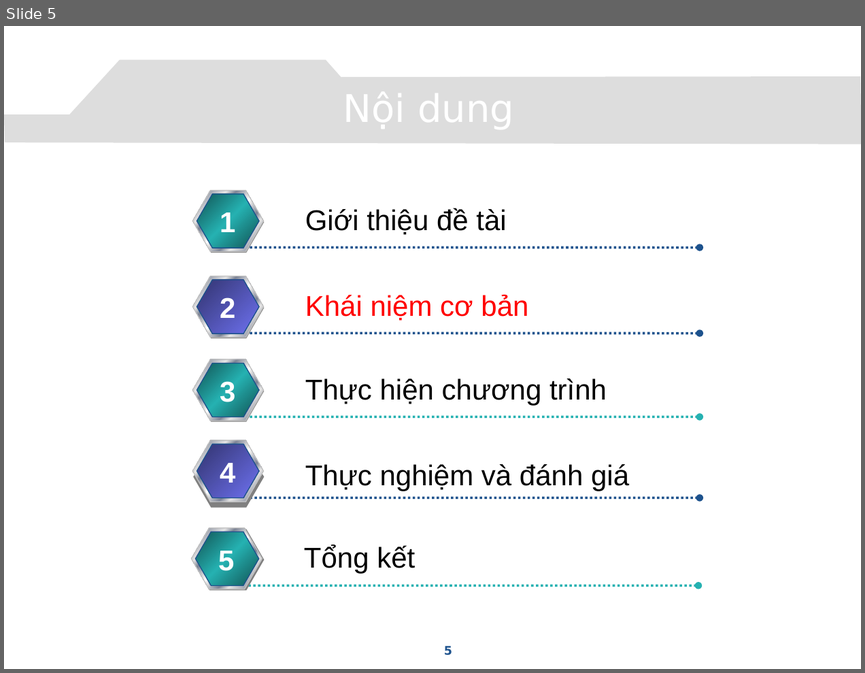
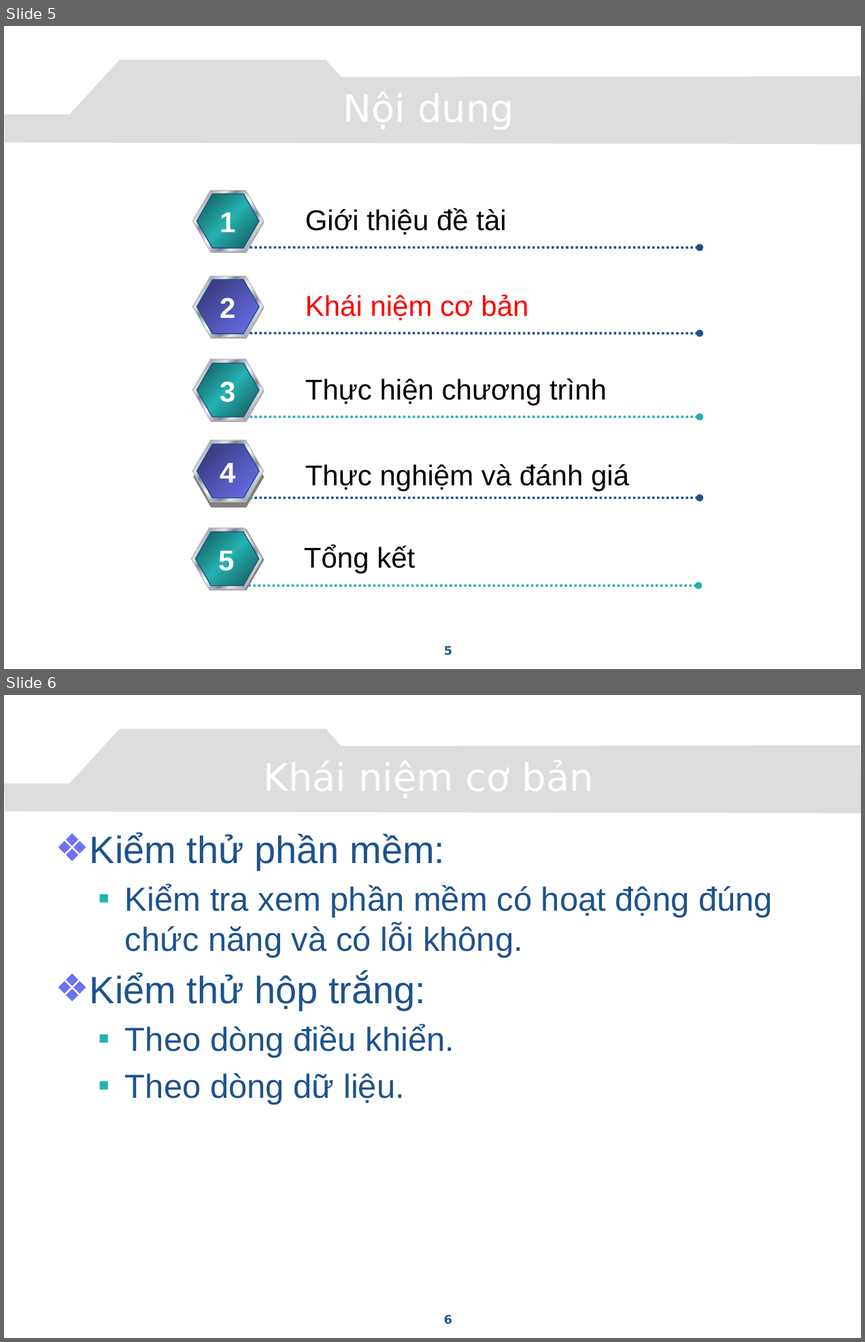
Before and after one commit to congcuong-cse/autotesting-lvtn, a slide deck: Document/Presentation.pptx. Shown one above the other, each under a label of ours: slide 5 before the commit, slides 5 and 6 after it. The pictures are 865x673 and 865x1342 pixels, drawn with LibreOffice and Linux fonts; fonts in the diff are those of the drawing; background and template pictures are left out. Boxes give left, top, right and bottom in pixels: in the first picture for what was removed or moved away, otherwise in the second. Text is boxed around its words. In the diff, an @@ line names an element or a change of style, - is before the commit and + after.

```diff
--- a/Document/Presentation.pptx
+++ b/Document/Presentation.pptx
@@ slide 6 added at bbox=[4, 695, 861, 1338], background picture (left out); not listed: 1 template element that a slide beside it also shows @@
@@ title added at bbox=[61, 749, 797, 802], 32 pt, text #FFFFFF @@
+Khái niệm cơ bản
@@ text added at bbox=[90, 833, 772, 1104], 28 pt, text #1D528D @@
+❖ Kiểm thử phần mềm:
+  ▪ Kiểm tra xem phần mềm có hoạt động đúng chức năng và có lỗi không.
+❖ Kiểm thử hộp trắng:
+  ▪ Theo dòng điều khiển.
+  ▪ Theo dòng dữ liệu.
@@ page number added at bbox=[444, 1314, 452, 1323], 10 pt, text #1D528D, bold @@
+6
```
Also in this commit, not shown: 4 slides changed, 1 slide removed.
